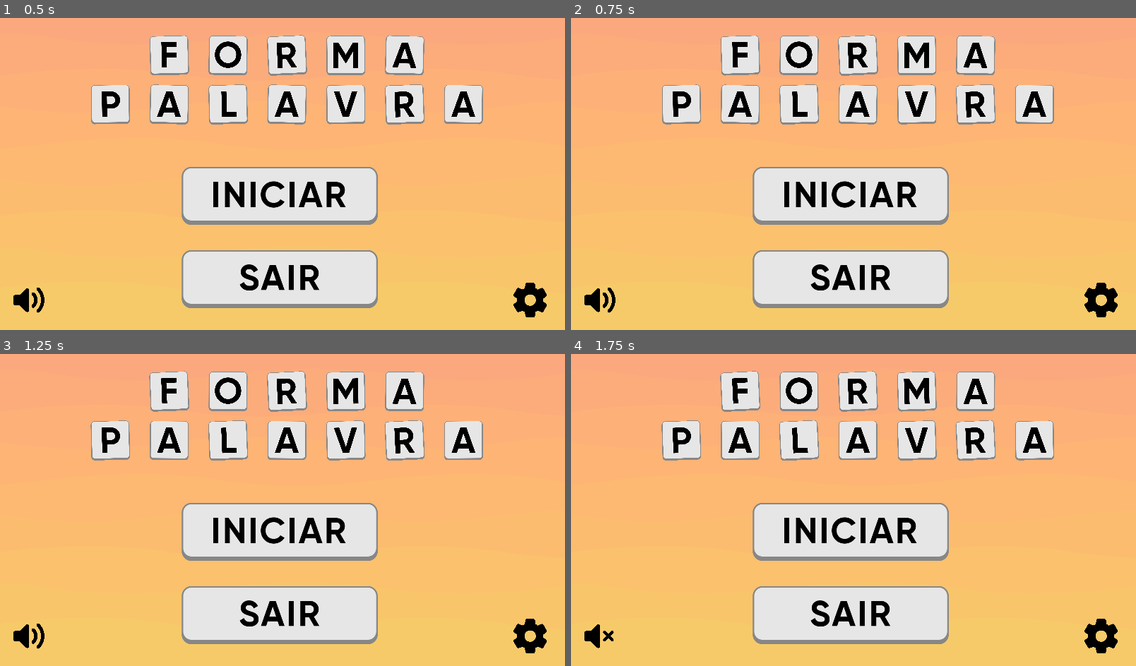
Above: before the commit, frames 1-4 (two rows, left to right).
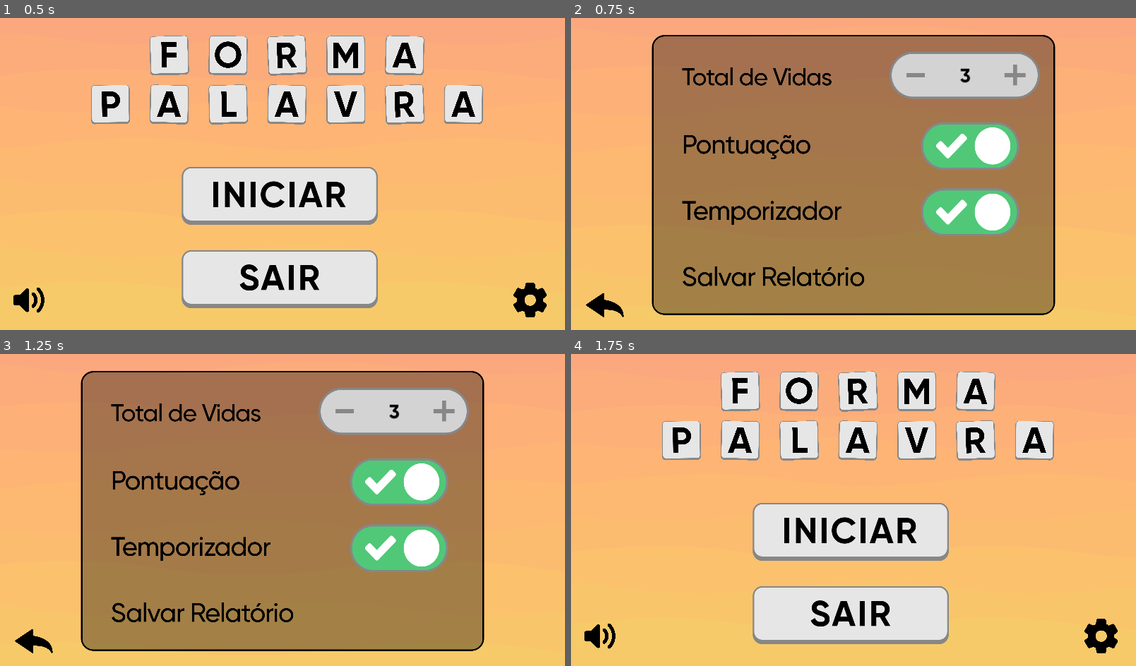
Above: after the commit, the same moments.

Repository: pinhorenan/letramania
Game: Godot game, scene res://scenes/menu.tscn
Two runs of this game, one before a commit and one after it. Both use one fixed random seed, a clock stepped at 60 frames per second and the inputs below.
Inputs (mouse positions are in pixels of both pictures, inside the frame that each line leads up to):
- Up to frame 1 (0.5 s): no input
- Up to frame 2 (0.75 s): click (1102, 298) at 0.5 s
- Up to frame 3 (1.25 s): no input
- Up to frame 4 (1.75 s): click (604, 641) at 1.27 s

Frame 1 is identical in both runs. In frame 2, 64% of the frame differs, in the area x 2-97%, y 5-96%; in frame 3, 64%; in frame 4, 0.6%.

Commit message:
my bad, eu acho

Diff:
--- a/scripts/menu/botoesMenu.gd
+++ b/scripts/menu/botoesMenu.gd
@@ -23,3 +23,7 @@
 func _on_iniciar_pressed() -> void:
 	Jogo.word_size += 1
 	get_tree().change_scene_to_file("res://scenes/game.tscn")
+
+
+func _on_configuraçoes_pressed() -> void:
+	get_tree().change_scene_to_file("res://scenes/config.tscn")
